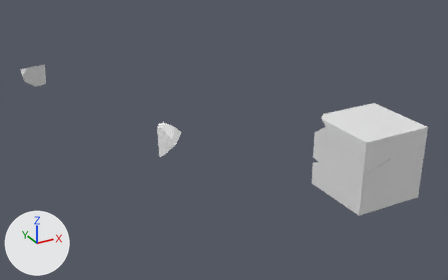
The glTF model assets/models/cubedestruction2.glb as it was, and as the next commit left it.
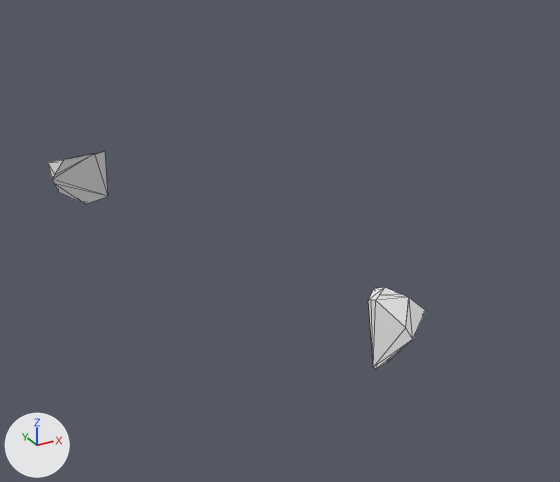
Old and new are each drawn whole from a 50 mm lens placed at (-10.46, -11.2, 6.98), pointed at (-2.12, 3.96, -0.6) and again close up on the part from 0% to 53% of the width and 0% to 73% of the height. Lighting does not change. The marker at lower left points along +X, +Y and +Z. Both versions are drawn at frame 10 of the action 'Cube_cell.625Action'; the numbers are the values there. The close-ups show mesh edges as thin lines.

The first close-up shows 'Cube_cell.073', 'Cube_cell.625'.
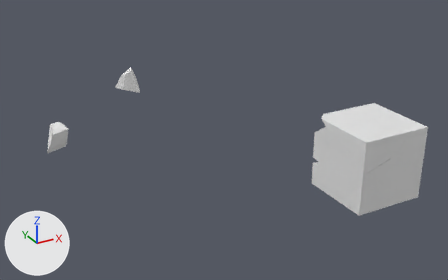
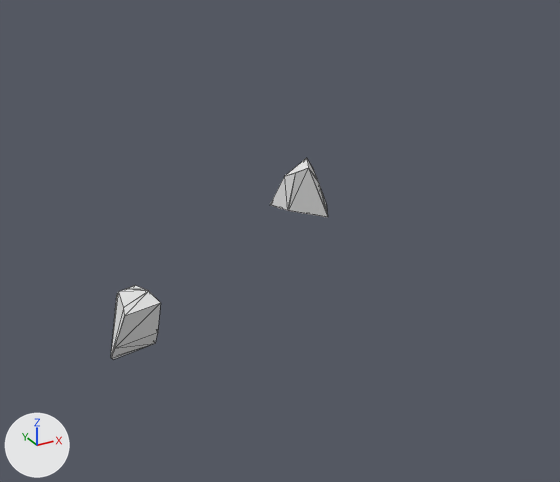
Changed parts and their boxes (x1, y1, x2, y2) in the close-ups (560 x 482 px):
'Cube_cell.073', moved, turned: before (368, 287, 426, 369); after (111, 285, 160, 359)
'Cube_cell.625', moved, turned: before (48, 151, 108, 204); after (270, 158, 328, 217)

The change, as a list of edits to the scene's bpy script:
```text
Change ob_cube_cell_073:
    ob_cube_cell_073.location: (-3.85, 4.35, -0.27) -> (-6.52, 6.69, -0.5)
    ob_cube_cell_073.rotation_euler: (0.954, 1.131, 0.125) -> (0.0572, 0.863, -1.236)  # degrees (55, 65, 7.2) -> degrees (3.3, 49, -71)
Change ob_cube_cell_625:
    ob_cube_cell_625.location: (-6.33, 9.97, 0.5) -> (-3.9, 7.11, 0.62)
    ob_cube_cell_625.rotation_euler: (1.292, -0.205, -0.435) -> (-1.795, 0.096, -1.305)  # degrees (74, -12, -25) -> degrees (-103, 5.5, -75)
```
